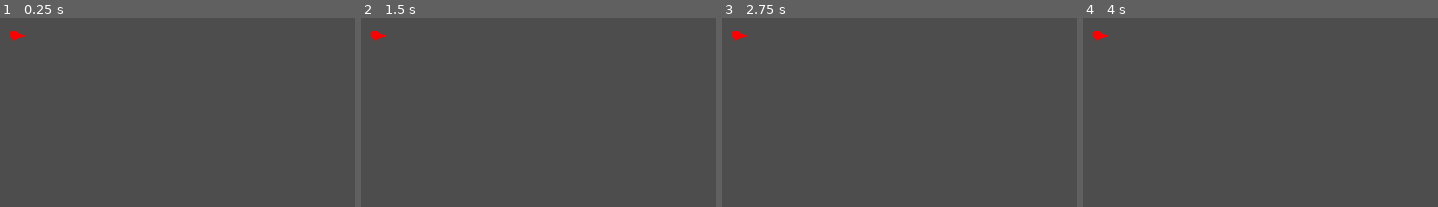
Above: before the commit, frames 1-4 (left to right).
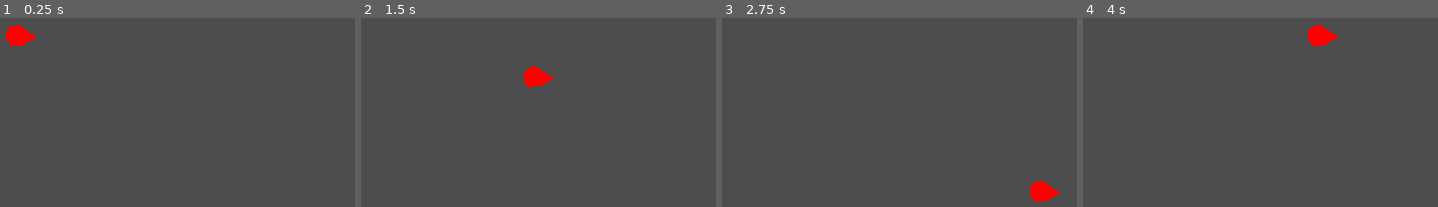
Above: after the commit, the same moments.

Repository: noxytrux/BooRocky
Game: Godot game, scene res://scenes/main.tscn
Two runs of this game, one before a commit and one after it. Both use one fixed random seed, a clock stepped at 60 frames per second and the inputs below.
Inputs:
- Up to frame 1 (0.25 s): no input
- Up to frame 2 (1.5 s): tap Enter at 0.5 s; hold D (Right, bound only after the commit) 0.53-1.28 s; hold S (Down, bound only after the commit) from 1.28 s (still down)
- Up to frame 3 (2.75 s): release S (Down, bound only after the commit) at 2.03 s; hold D (Right, bound only after the commit) from 2.03 s (still down)
- Up to frame 4 (4 s): release D (Right, bound only after the commit) at 2.78 s; hold W (Up, bound only after the commit) 2.78-3.53 s; hold A (Left, bound only after the commit) from 3.53 s (still down)

The runs differ from the first frame. In frame 1, 0.5% of the frame differs, in the area x 1-11%, y 3-15%; in frame 2, 0.8%; in frame 3, 0.8%, in the area x 2-96%, y 6-97%; in frame 4, 0.8%.

Commit message:
Fixes to player input, incl. WSAD

Diff:
--- a/project.godot
+++ b/project.godot
@@ -36,24 +36,28 @@
 "deadzone": 0.5,
 "events": [Object(InputEventJoypadMotion,"resource_local_to_scene":false,"resource_name":"","device":-1,"axis":0,"axis_value":-1.0,"script":null)
 , Object(InputEventJoypadButton,"resource_local_to_scene":false,"resource_name":"","device":-1,"button_index":13,"pressure":0.0,"pressed":true,"script":null)
+, Object(InputEventKey,"resource_local_to_scene":false,"resource_name":"","device":-1,"window_id":0,"alt_pressed":false,"shift_pressed":false,"ctrl_pressed":false,"meta_pressed":false,"pressed":false,"keycode":0,"physical_keycode":65,"key_label":0,"unicode":97,"location":0,"echo":false,"script":null)
 ]
 }
 Right={
 "deadzone": 0.5,
 "events": [Object(InputEventJoypadMotion,"resource_local_to_scene":false,"resource_name":"","device":-1,"axis":0,"axis_value":1.0,"script":null)
 , Object(InputEventJoypadButton,"resource_local_to_scene":false,"resource_name":"","device":-1,"button_index":14,"pressure":0.0,"pressed":true,"script":null)
+, Object(InputEventKey,"resource_local_to_scene":false,"resource_name":"","device":-1,"window_id":0,"alt_pressed":false,"shift_pressed":false,"ctrl_pressed":false,"meta_pressed":false,"pressed":false,"keycode":0,"physical_keycode":68,"key_label":0,"unicode":100,"location":0,"echo":false,"script":null)
+]
+}
+Down={
+"deadzone": 0.5,
+"events": [Object(InputEventKey,"resource_local_to_scene":false,"resource_name":"","device":-1,"window_id":0,"alt_pressed":false,"shift_pressed":false,"ctrl_pressed":false,"meta_pressed":false,"pressed":false,"keycode":0,"physical_keycode":83,"key_label":0,"unicode":115,"location":0,"echo":false,"script":null)
+, Object(InputEventJoypadButton,"resource_local_to_scene":false,"resource_name":"","device":-1,"button_index":12,"pressure":0.0,"pressed":true,"script":null)
+, Object(InputEventJoypadMotion,"resource_local_to_scene":false,"resource_name":"","device":-1,"axis":1,"axis_value":1.0,"script":null)
 ]
 }
 Up={
 "deadzone": 0.5,
-"events": [Object(InputEventJoypadMotion,"resource_local_to_scene":false,"resource_name":"","device":-1,"axis":1,"axis_value":-1.0,"script":null)
+"events": [Object(InputEventKey,"resource_local_to_scene":false,"resource_name":"","device":-1,"window_id":0,"alt_pressed":false,"shift_pressed":false,"ctrl_pressed":false,"meta_pressed":false,"pressed":false,"keycode":0,"physical_keycode":87,"key_label":0,"unicode":119,"location":0,"echo":false,"script":null)
+, Object(InputEventJoypadMotion,"resource_local_to_scene":false,"resource_name":"","device":-1,"axis":1,"axis_value":-1.0,"script":null)
 , Object(InputEventJoypadButton,"resource_local_to_scene":false,"resource_name":"","device":-1,"button_index":11,"pressure":0.0,"pressed":true,"script":null)
-]
-}
-Down={
-"deadzone": 0.5,
-"events": [Object(InputEventJoypadMotion,"resource_local_to_scene":false,"resource_name":"","device":-1,"axis":1,"axis_value":1.0,"script":null)
-, Object(InputEventJoypadButton,"resource_local_to_scene":false,"resource_name":"","device":-1,"button_index":12,"pressure":0.0,"pressed":true,"script":null)
 ]
 }
 Button1={
--- a/scenes/player.tscn
+++ b/scenes/player.tscn
@@ -3,15 +3,14 @@
 [ext_resource type="Script" path="res://scripts/player.gd" id="1_uap0v"]
 
 [sub_resource type="CircleShape2D" id="CircleShape2D_ta6t2"]
-radius = 14.0357
+radius = 27.2947
 
 [node name="Player" type="CharacterBody2D"]
 script = ExtResource("1_uap0v")
 
 [node name="Polygon2D" type="Polygon2D" parent="."]
-scale = Vector2(0.326164, 0.322314)
 color = Color(1, 0, 0, 1)
-polygon = PackedVector2Array(0, -31, 24.5275, -12.4103, 73.5826, 3.10256, 15.3297, 21.718, -21, 39, -46, 10, -47, -28, -21.4616, -34.1282)
+polygon = PackedVector2Array(4, -27, 24.5275, -12.4103, 48, 2, 15.3297, 21.718, -15, 23, -24, 8, -26, -9, -13, -24)
 
 [node name="CollisionShape2D" type="CollisionShape2D" parent="."]
 shape = SubResource("CircleShape2D_ta6t2")
--- a/scripts/player.gd
+++ b/scripts/player.gd
@@ -1,13 +1,11 @@
 extends CharacterBody2D
 
-const SPEED := 3000.0
+const SPEED := 500.0
 
 func _ready() -> void:
 	pass
 
 func _physics_process(delta: float) -> void:
-	var dir = Input.get_vector("Left", "Right", "Down", "Up")
-	print("dir=%s" % dir)
-	#var xformed_dir = transform.basis_xform(dir)
-	velocity = dir * SPEED * delta
+	var dir = Input.get_vector("Left", "Right", "Up", "Down")
+	velocity = dir * SPEED
 	move_and_slide()
